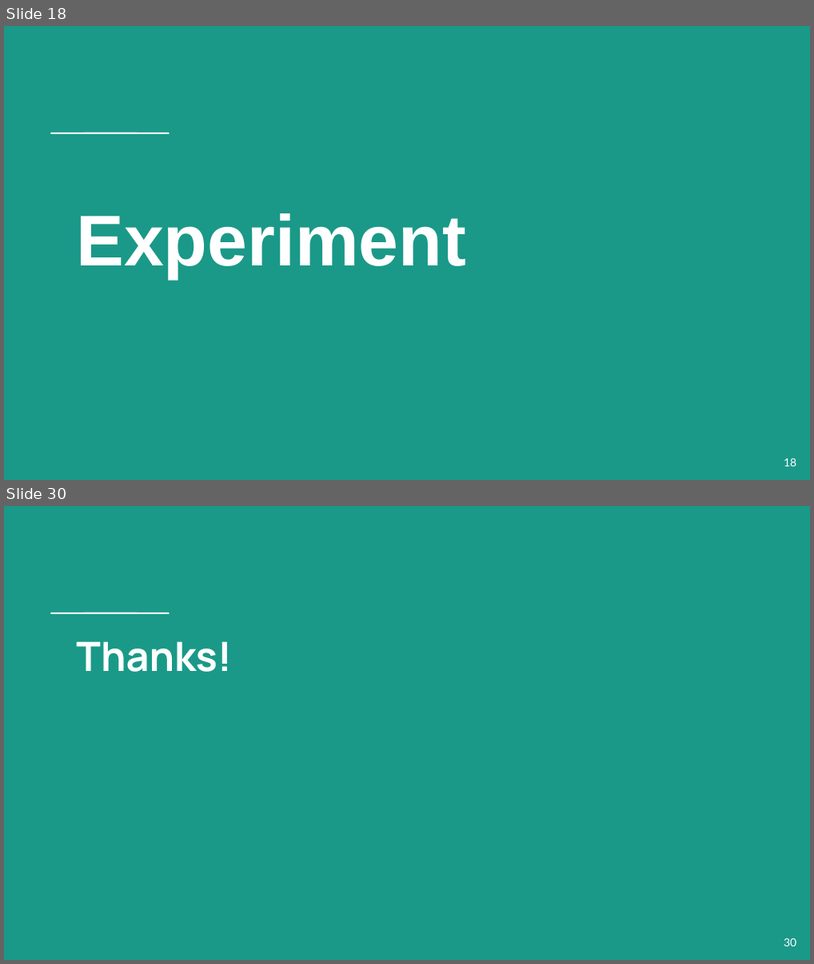
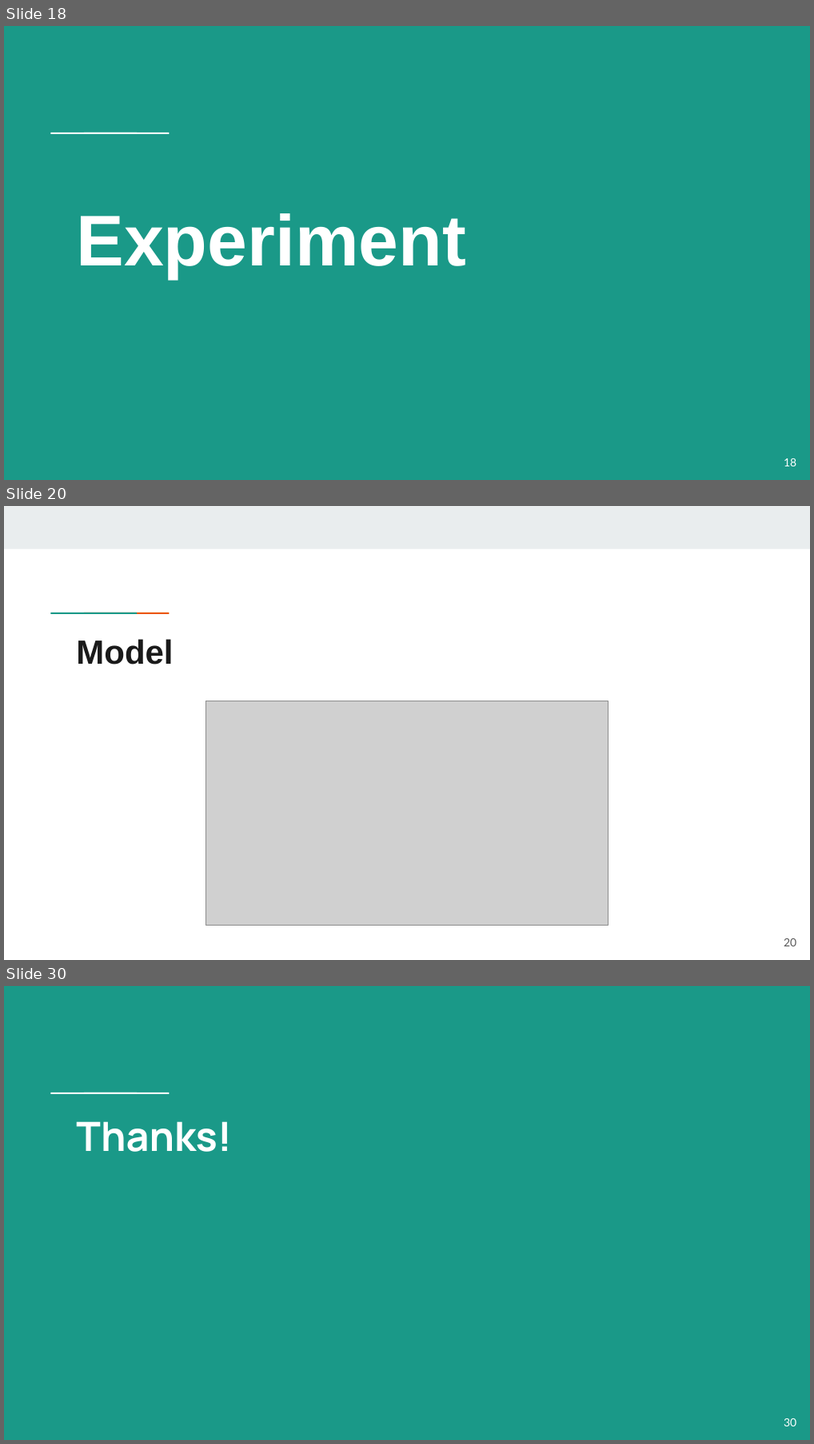
Before and after one commit to jackyh1999/NTUST, a slide deck: IR資訊檢索_第9組_FinalProject.pptx. Shown one above the other, each under a label of ours: slides 18 and 30 before the commit, slides 18, 20 and 30 after it; the slides between them are not shown. The pictures are 814x964 and 814x1444 pixels, drawn with LibreOffice and Linux fonts; fonts in the diff are those of the drawing; grey boxes stand for pictures. Boxes give left, top, right and bottom in pixels: in the first picture for what was removed or moved away, otherwise in the second. Text is boxed around its words. In the diff, an @@ line names an element or a change of style, - is before the commit and + after.

```diff
--- a/IR資訊檢索_第9組_FinalProject.pptx
+++ b/IR資訊檢索_第9組_FinalProject.pptx
@@ slide 20 added at (4,506,810,960), background #FFFFFF @@
@@ rectangle added at (4,506,810,548), fill #E9EDEE @@
@@ rectangle added at (78,611,110,615), fill #1A9988 @@
@@ rectangle added at (110,611,142,615), fill #EB5600 @@
@@ title added at (76,639,173,664), 30 pt, text #1A1A1A, bold @@
+Model
@@ picture added at (206,700,609,924) @@
@@ page number added at (784,938,797,946), 10 pt, text #595959 @@
+20
```
Also in this commit, not shown: 18 slides changed, 1 slide removed.
